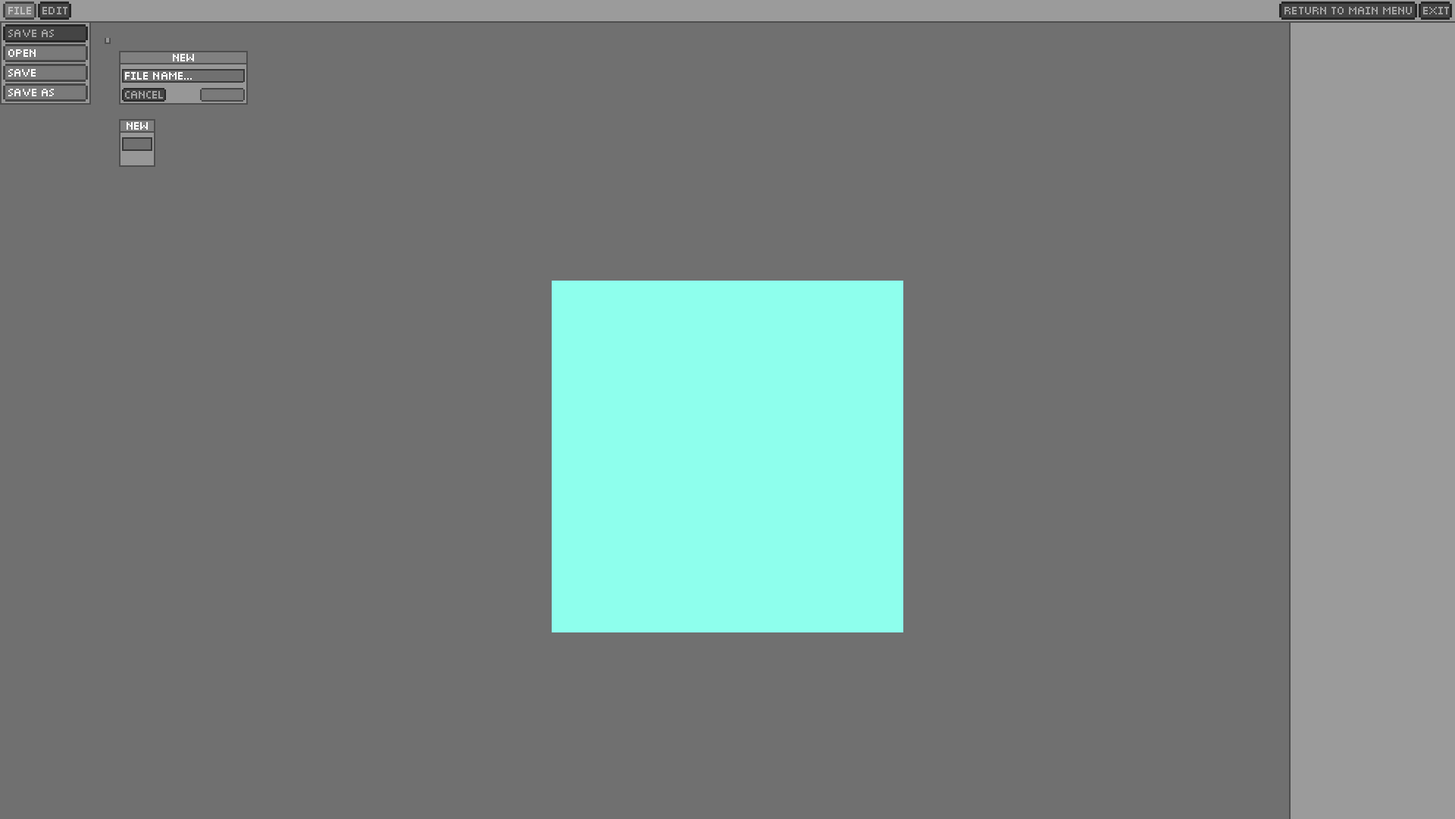
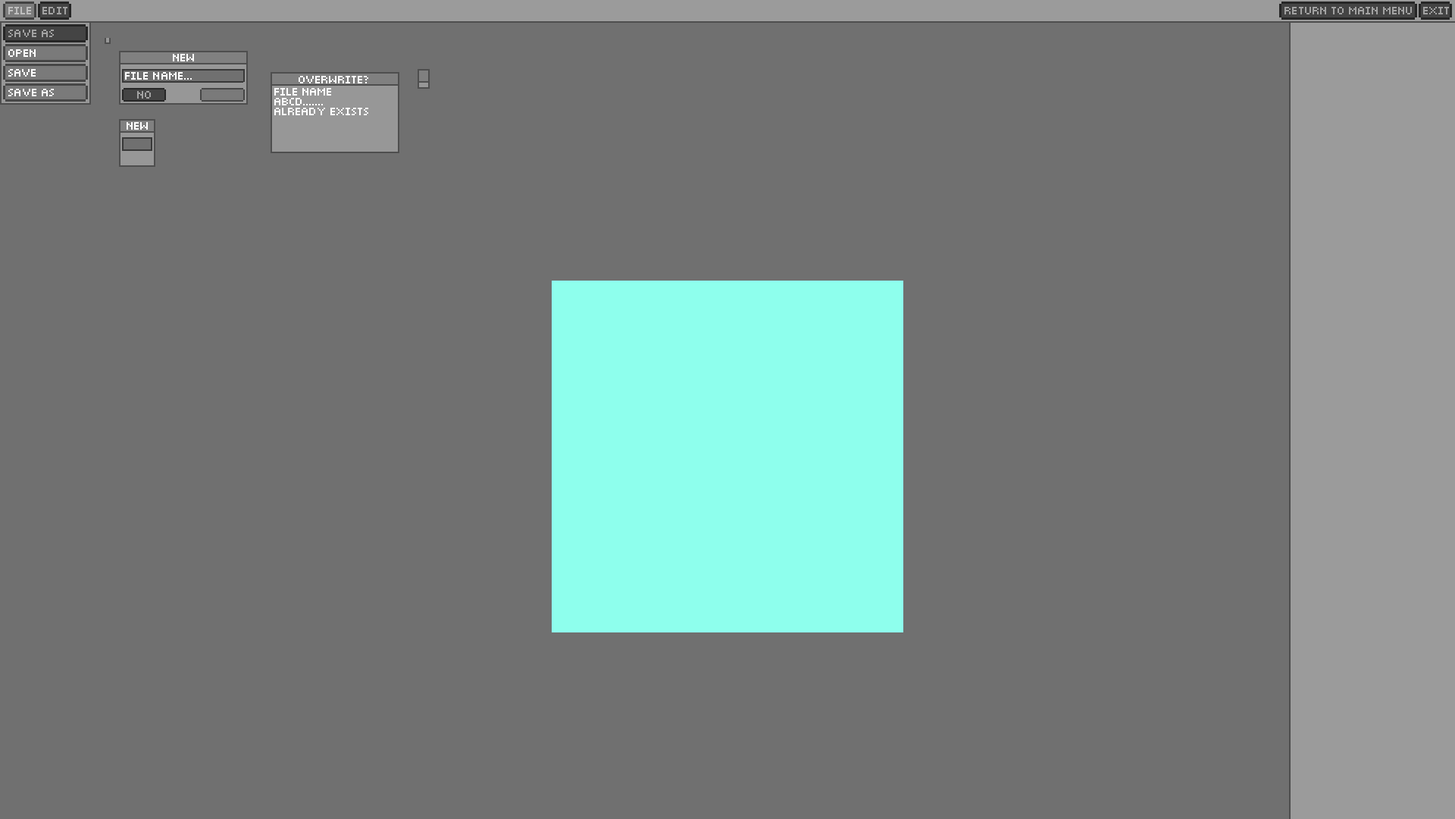
Layers edited between the first and the second 1455 x 819 image:
added layer "overwrite?" above "ABCD......." over [298, 75, 369, 84]
added layer "ABCD......." above "file name" over [274, 97, 323, 106]
added layer "file name" above "already exists" over [274, 87, 332, 96]
added layer "already exists" above "overwrite copy" over [274, 107, 369, 116]
added layer "overwrite copy" above "overwrite" over [417, 68, 430, 89]
added layer "overwrite" above "new window" over [270, 72, 400, 154]
hid "cancel" over [125, 90, 163, 99]
added layer "no" (50%) in group "Group 2" over [137, 90, 151, 99]
